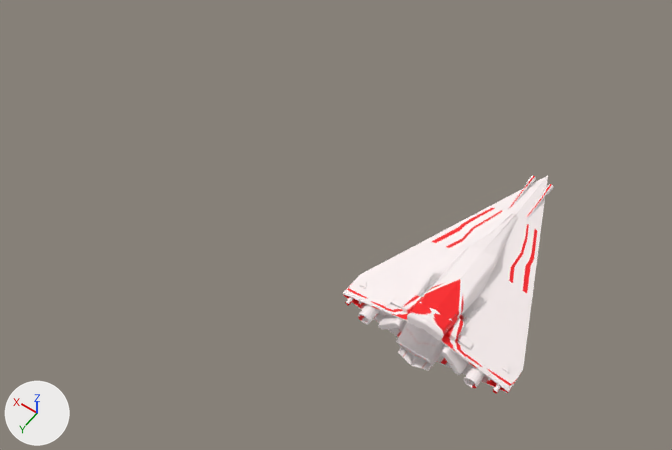
A saved change to the Blender file assets/SpaceshipNew.blend.
Before and after are seen from a 50 mm camera at (-8.6, 22.2, 33.1) aimed at (6.6, 0.9, -0.4). The lights are fixed; the arrows at lower left show +X, +Y and +Z.

The first picture shows 'Spaceship_Atari2600_style'.
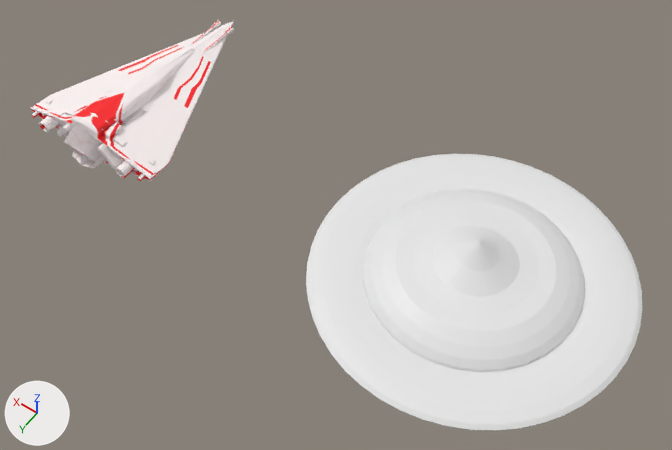
Changed parts and their boxes (x1, y1, x2, y2) in the pictures (672 x 450 px):
'Torus', added
    after: (306, 154, 642, 430)
'Spaceship_Atari2600_style', moved
    before: (343, 175, 553, 394)
    after: (31, 20, 234, 181)
'Sphere', added
    after: (363, 189, 585, 372)

The change, as a list of edits to the scene's bpy script:
```text
Add me_sphere:
    me_sphere.from_pydata(...)  # 482 vertices, 512 faces; spans x -1.0..1.0, y -1.0..1.0, z -0.6..1.72
Add me_torus:
    me_torus.from_pydata(...)  # a torus around z (ring radius 1.0, tube radius 0.25) spanning x -1.25..1.25, y -1.25..1.25, z -0.25..0.25
Change ob_spaceship_atari2600_style:
    ob_spaceship_atari2600_style.location: (0.04, 0.0, 0.0) -> (19.07, 0.0, 0.0)
Add ob_sphere:
    ob_sphere = bpy.data.objects.new('Sphere', me_sphere)
    ob_sphere.location = (0.0, 0.0, 0.0)
    ob_sphere.scale = (4.8, 4.8, 1.49)
Add ob_torus:
    ob_torus = bpy.data.objects.new('Torus', me_torus)
    ob_torus.location = (0.0, 0.0, 0.0)
    ob_torus.scale = (5.75, 5.75, 0.948)
```
